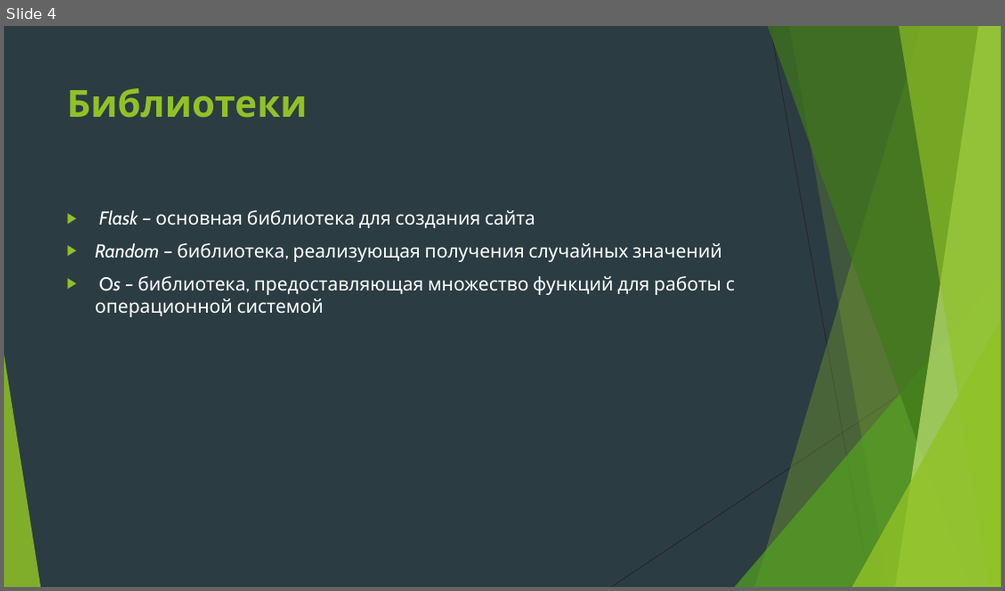
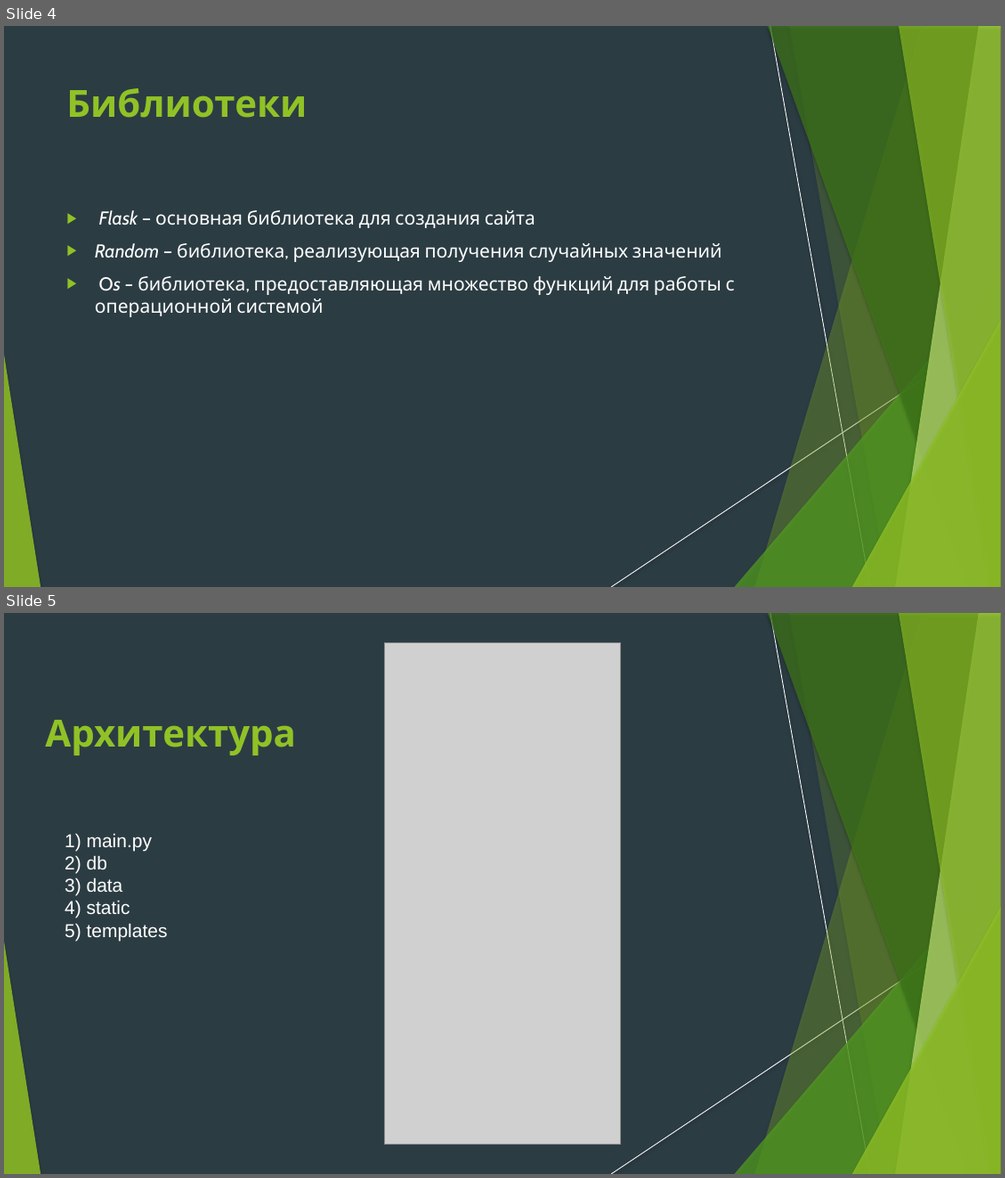
Before and after one commit to Vegoram/Roguelike-Site-Game, a slide deck: презентация.pptx. Shown one above the other, each under a label of ours: slide 4 before the commit, slides 4 and 5 after it. The pictures are 1005x591 and 1005x1178 pixels, drawn with LibreOffice and Linux fonts; fonts in the diff are those of the drawing; grey boxes stand for pictures. Boxes give left, top, right and bottom in pixels: in the first picture for what was removed or moved away, otherwise in the second. Text is boxed around its words. In the diff, an @@ line names an element or a change of style, - is before the commit and + after.

```diff
--- a/презентация.pptx
+++ b/презентация.pptx
@@ slide 5 added at [4, 613, 1001, 1174], background #2C3C43; not listed: 10 template elements that a slide beside it also shows @@
@@ picture added at [385, 642, 621, 1144] @@
@@ text added at [45, 720, 296, 755], 36 pt, text #90C226, bold @@
+Архитектура
@@ text added at [65, 833, 168, 941], 18 pt, text #FFFFFF @@
+1) main.py
+2) db
+3) data
+4) static
+5) templates
@@ slide 4 changed as well @@
@@ line (770, 26) - (870, 587): stroke #262626 0.75 pt to #FFFFFF 0.74 pt @@
@@ freeform shape at [789, 26, 1001, 587]: shadow on; outline redrawn @@
@@ text "Flask – основная библиотека для ..." at [95, 210, 735, 317]: indent changed @@
@@ line (1001, 328) - (611, 587): stroke #262626 0.75 pt to #FFFFFF 0.74 pt @@
@@ shadow on in 6 elements at [755, 26, 1001, 587], [735, 275, 1001, 587], [768, 26, 1001, 587], [896, 26, 1001, 587], [898, 26, 1001, 587], [852, 320, 1001, 587] @@
```
Also in this commit, not shown: 8 other slides changed.
